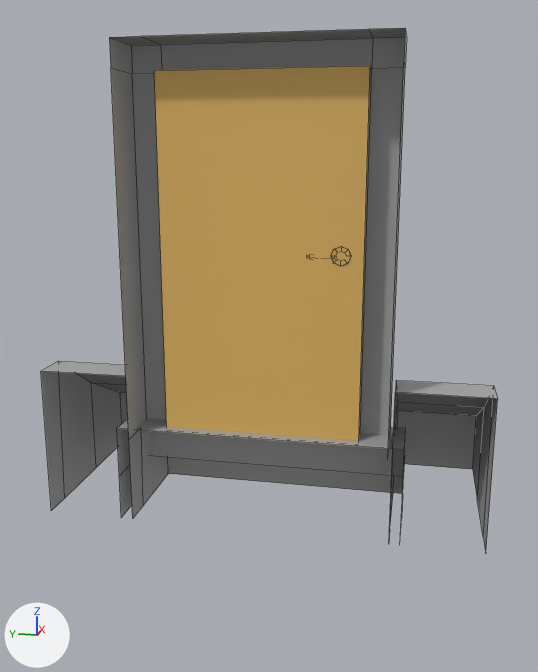
Before and after pictures for a commit that changed the FBX model Assets/Models/Door.1.fbx.
The view is the same before and after, from a camera (50 mm lens) standing at (-2.48, -0.47, 1.19) and looking at (-0.03, 0.02, 0.58). Arrows for +X, +Y and +Z are at lower left; the lights stay in place. Mesh edges are drawn as thin lines. Where no turn or scale is listed for an object, it has been applied to the vertices.

Before the edit, the objects in view are built like this:
```python
me_circle_006 = bpy.data.meshes.new('Circle.006')
me_circle_006.from_pydata(...)  # 137 vertices, 106 faces; spans x -0.37..0.32, y -0.72..0.72, z 0.0..1.51
# faces by material slot: [105, 1]
me_circle_006.materials.append(mat_grey)  # grey #a8a8a8
me_circle_006.materials.append(mat_hair)  # orange #e0b562
ob_door_1 = bpy.data.objects.new('Door.1', me_circle_006)
ob_door_1.location = (0.0, 0.0, 0.0)
```
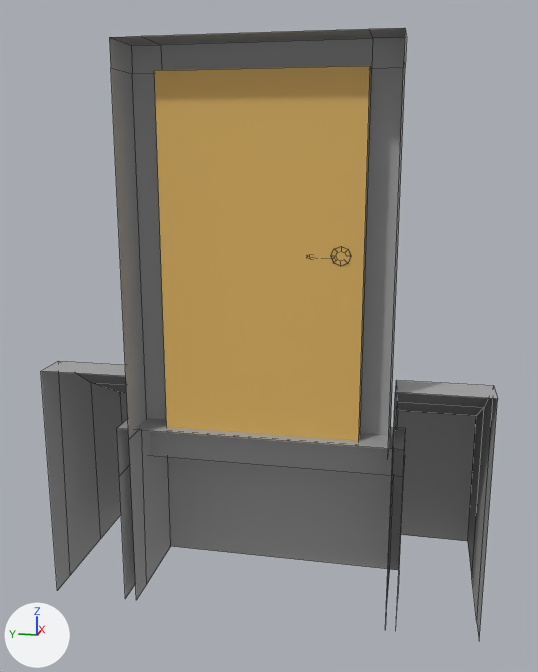
Pixel boxes (x1, y1, x2, y2) of what changed, in the pictures (538 x 672 px; the box of a moved part takes in the faces that stretch with it):
```json
{"object": "Door.1", "change": "reshaped", "before": [41, 28, 498, 552], "after": [41, 28, 498, 637], "on screen": "16% taller"}
{"part": 1, "of": "me_circle_006", "change": "moved or reshaped", "before": [41, 371, 498, 552], "after": [41, 371, 498, 637]}
```

Scene script edits in JSON lines:
```json
{"block": "me_circle_006", "where": "me_circle_006.from_pydata(...)  # 137 vertices, 106 faces; spans x -0.37..0.32, y -0.72..0.72, z 0.0..1.51"}
{"block": "me_circle_006", "where": "# used by ob_door_1; location = (0.0, 0.0, 0.0)"}
{"block": "me_circle_006", "change": "me_circle_006 part 1: all 22 vertices in x -0.32..0.32, y -0.72..0.72, z 0.0 are moved by (0.0, 0.0, -0.31)"}
```
